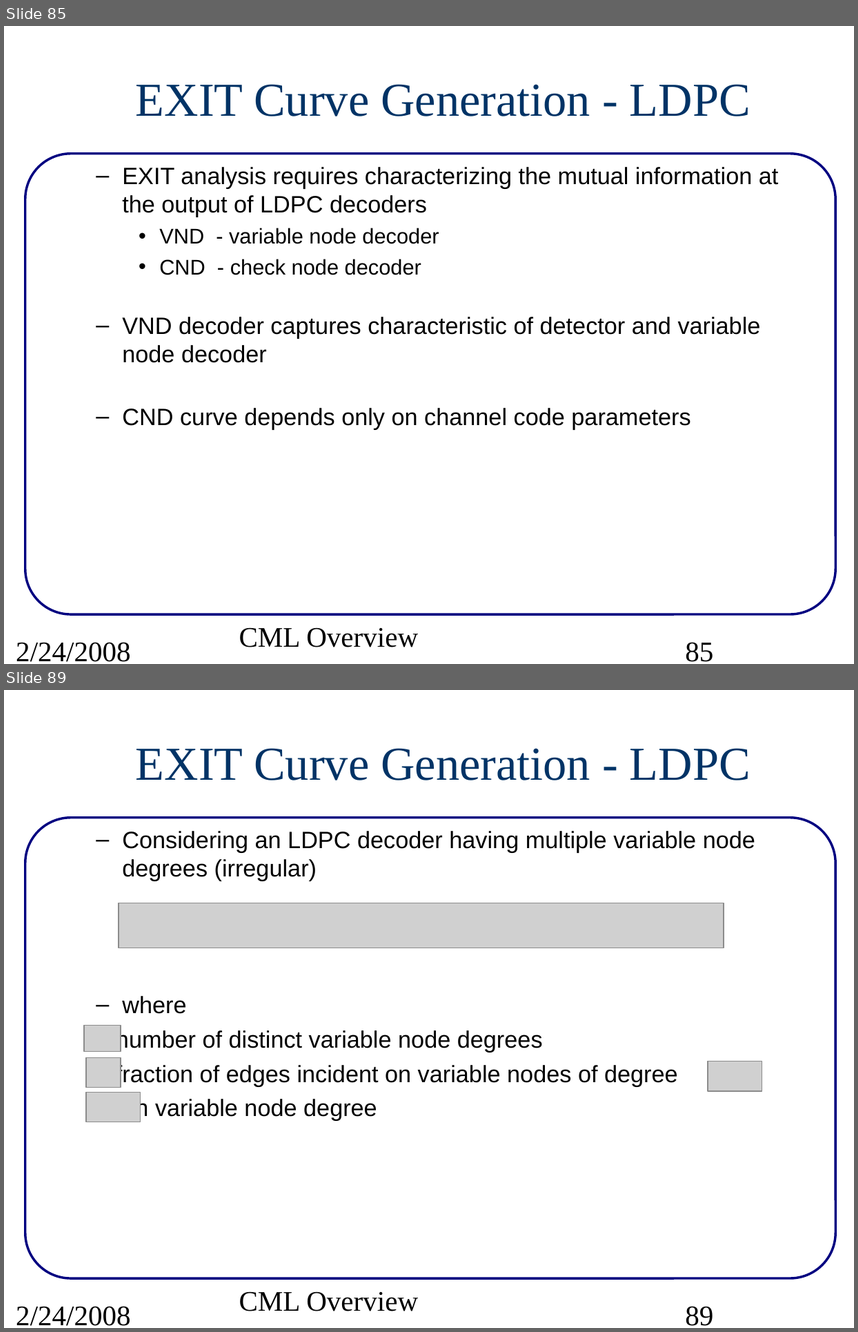
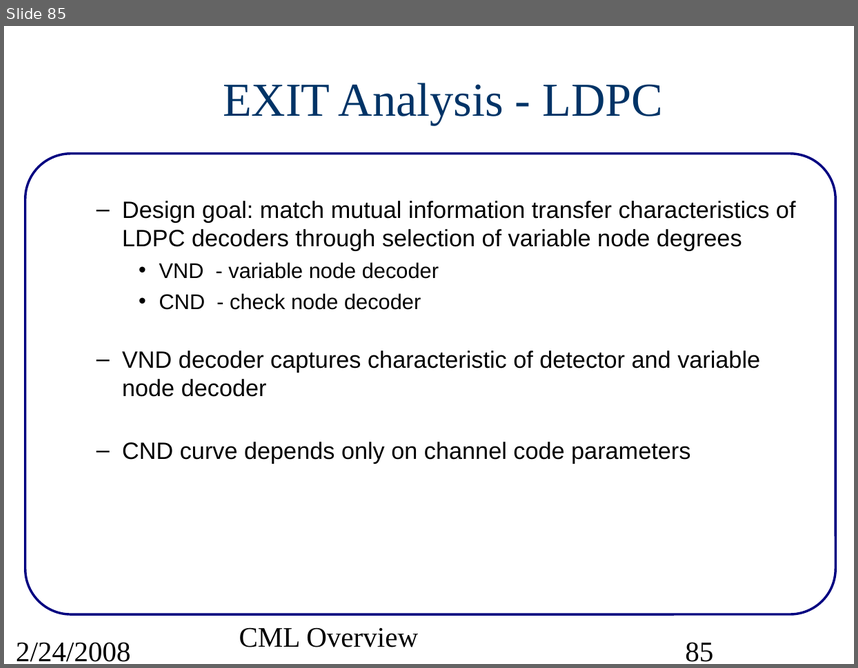
Before and after one commit to marcusmueller/iscml, a slide deck: pcs/projects/cml/doc/src/CMLoverview.ppt. Shown one above the other, each under a label of ours: slides 85 and 89 before the commit, slide 85 after it; the slides between them are not shown. The pictures are 858x1332 and 858x668 pixels, drawn with LibreOffice and Linux fonts; fonts in the diff are those of the drawing; grey boxes stand for pictures. Boxes give left, top, right and bottom in pixels: in the first picture for what was removed or moved away, otherwise in the second. Text is boxed around its words. In the diff, an @@ line names an element or a change of style, - is before the commit and + after.

Commit message:
Added EXIT tutorial to CML overview slides.

```diff
--- a/pcs/projects/cml/doc/src/CMLoverview.ppt
+++ b/pcs/projects/cml/doc/src/CMLoverview.ppt
@@ slide 89 removed at (x1=4, y1=690, x2=854, y2=1328), background #FFFFFF; not listed: 1 template element that a slide beside it also shows @@
@@ title removed at (x1=136, y1=748, x2=751, y2=780) @@
-EXIT Curve Generation - LDPC
@@ text removed at (x1=116, y1=831, x2=755, y2=1121) @@
-  – Considering an LDPC decoder having multiple variable node degrees (irregular)
-  – where
-  number of distinct variable node degrees
-  fraction of edges incident on variable nodes of degree
-  i-th variable node degree
@@ picture removed at (x1=119, y1=903, x2=724, y2=949) @@
@@ picture removed at (x1=84, y1=1025, x2=121, y2=1052) @@
@@ picture removed at (x1=87, y1=1057, x2=121, y2=1087) @@
@@ picture removed at (x1=708, y1=1061, x2=762, y2=1090) @@
@@ picture removed at (x1=87, y1=1092, x2=141, y2=1122) @@
@@ text removed at (x1=16, y1=1305, x2=131, y2=1325) @@
-2/24/2008
@@ text removed at (x1=239, y1=1291, x2=418, y2=1311) @@
-CML Overview
@@ page number removed at (x1=685, y1=1305, x2=713, y2=1325) @@
-89
@@ slide 85 changed as well @@
@@ title at (x1=223, y1=83, x2=664, y2=125): text changed @@
-EXIT Curve Generation - LDPC
+EXIT Analysis - LDPC
@@ text at (x1=122, y1=201, x2=796, y2=251): text changed @@
-  – EXIT analysis requires characterizing the mutual information at the output of LDPC decoders
+  – Design goal: match mutual information transfer characteristics of LDPC decoders through selection of variable node degrees
@@ text at (x1=122, y1=350, x2=760, y2=463): indent changed @@
```
Also in this commit, not shown: 87 other slides changed, 3 slides added, 1 other file.
